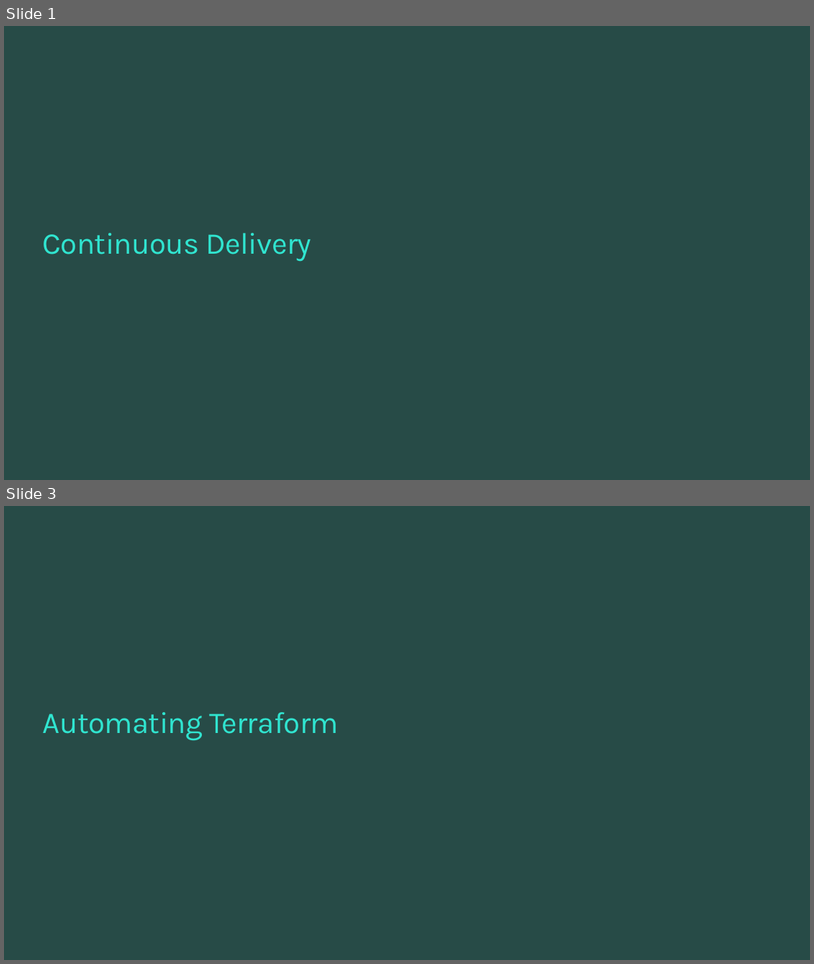
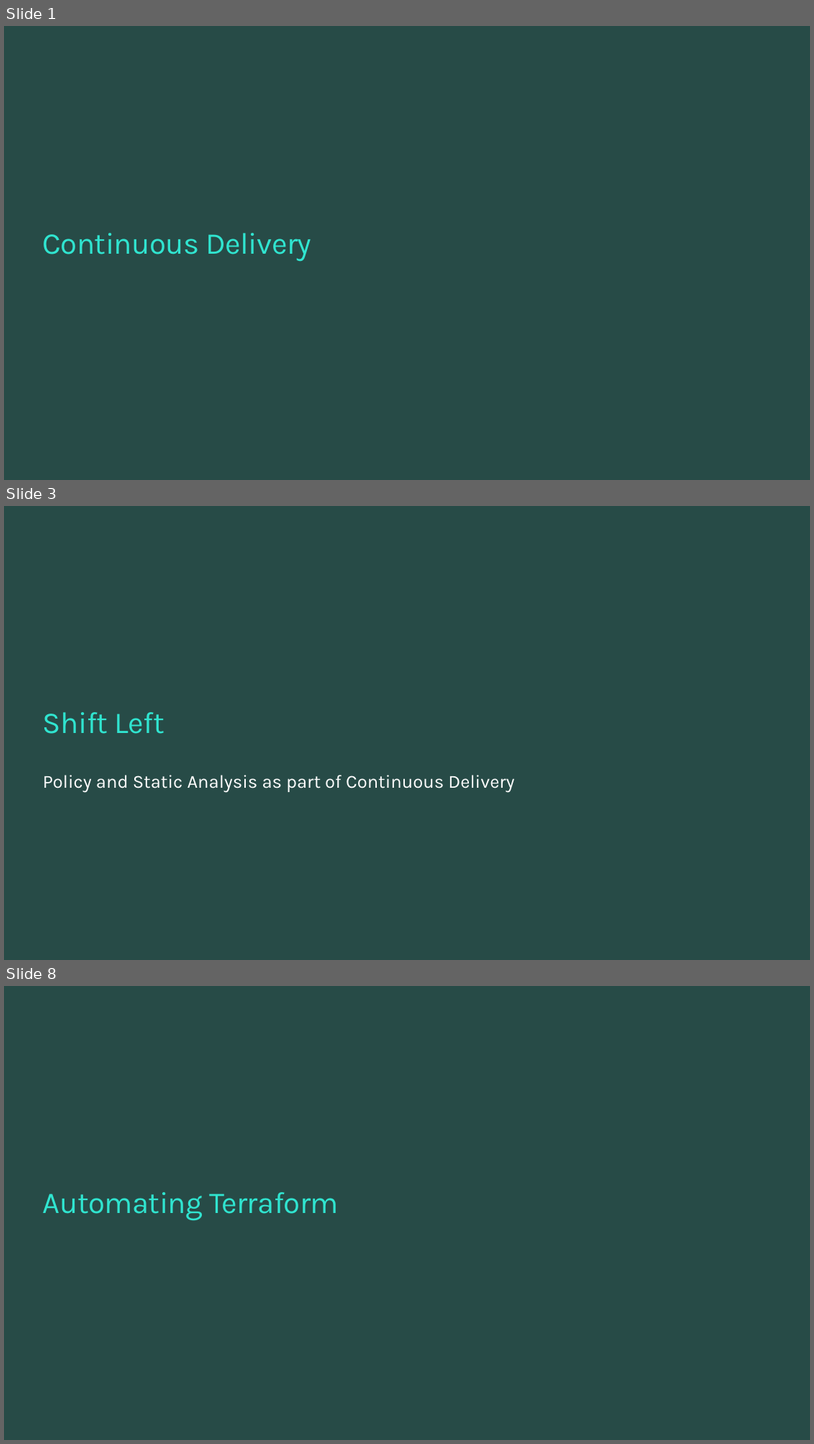
Before and after one commit to TIS-Cloud-Team/TF_Community_workshop, a slide deck: PPTs/06_continuous_delivery.pptx. Shown one above the other, each under a label of ours: slides 1 and 3 before the commit, slides 1, 3 and 8 after it; the slides between them are not shown. The pictures are 814x964 and 814x1444 pixels, drawn with LibreOffice and Linux fonts; fonts in the diff are those of the drawing; background and template pictures are left out. Boxes give left, top, right and bottom in pixels: in the first picture for what was removed or moved away, otherwise in the second. Text is boxed around its words. In the diff, an @@ line names an element or a change of style, - is before the commit and + after.

```diff
--- a/PPTs/06_continuous_delivery.pptx
+++ b/PPTs/06_continuous_delivery.pptx
@@ slide 3 added at (x1=4, y1=506, x2=810, y2=960), background #274B47 @@
@@ title added at (x1=43, y1=712, x2=165, y2=734), 36 pt, text #30E5D0 @@
+Shift Left
@@ text added at (x1=43, y1=775, x2=514, y2=792), 22 pt, text #FFFFFF @@
+Policy and Static Analysis as part of Continuous Delivery
@@ what was slide 3 is now slide 8 @@
```
Also in this commit, not shown: 8 other slides added, 1 slide removed, 7 other files.
